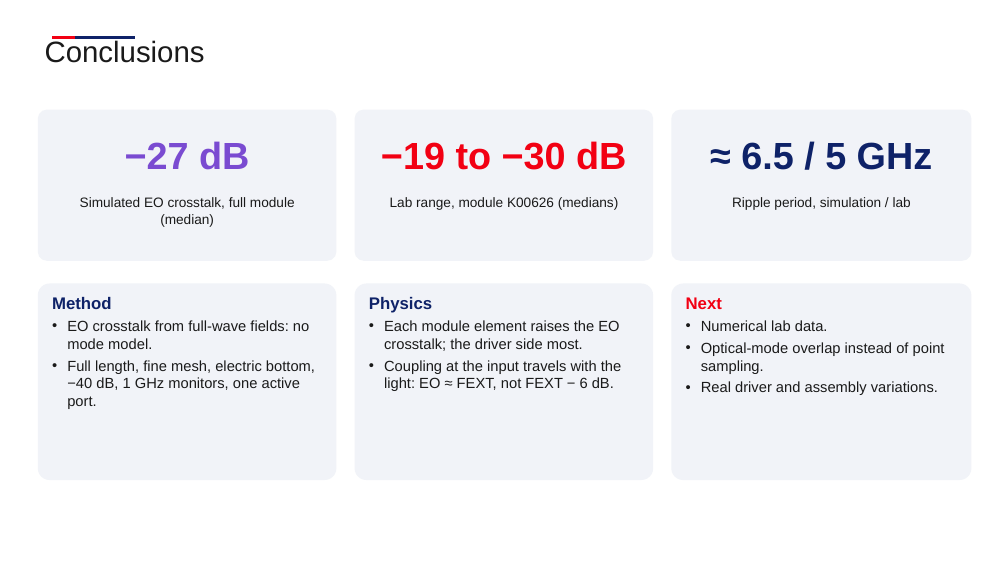
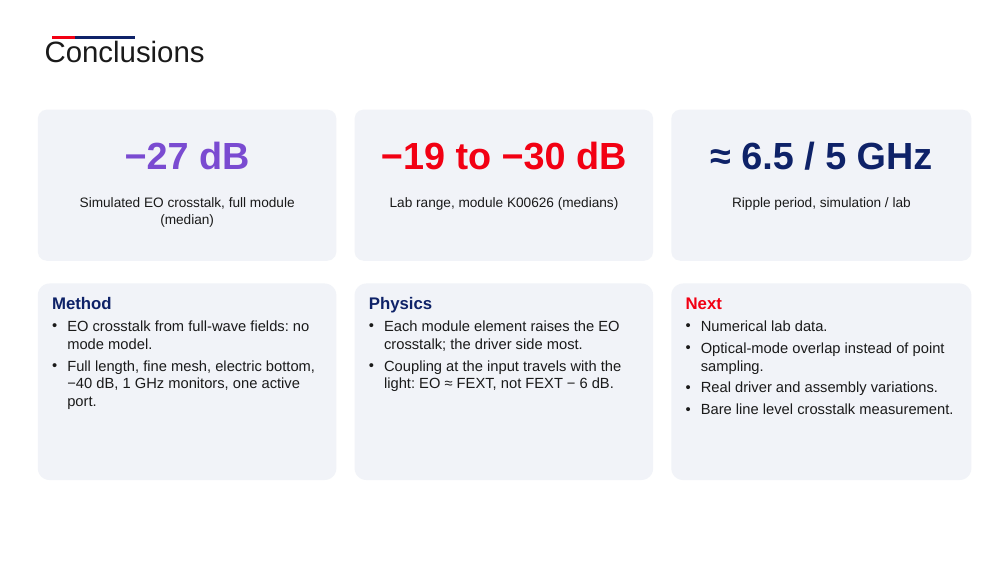
Before and after one commit to andreimuresian/claude, a slide deck: slide 15 of docs/cst/xtalk/Istanbul_EO_crosstalk.pptx (slide 16 before the commit). Drawn at 1008x567 pixels with LibreOffice and Linux fonts; fonts in the diff are those of the drawing; background and template pictures are left out. Boxes give left, top, right and bottom in pixels: in the first picture for what was removed or moved away, otherwise in the second. Text is boxed around its words. In the diff, an @@ line names an element or a change of style, - is before the commit and + after.

```diff
--- a/docs/cst/xtalk/Istanbul_EO_crosstalk.pptx
+++ b/docs/cst/xtalk/Istanbul_EO_crosstalk.pptx
@@ text at [701, 403, 953, 414]: paragraph added @@
+• Bare line level crosstalk measurement.
```
Also in this commit, not shown: 4 other slides changed, 4 slides added, 5 slides removed, 1 other file.
